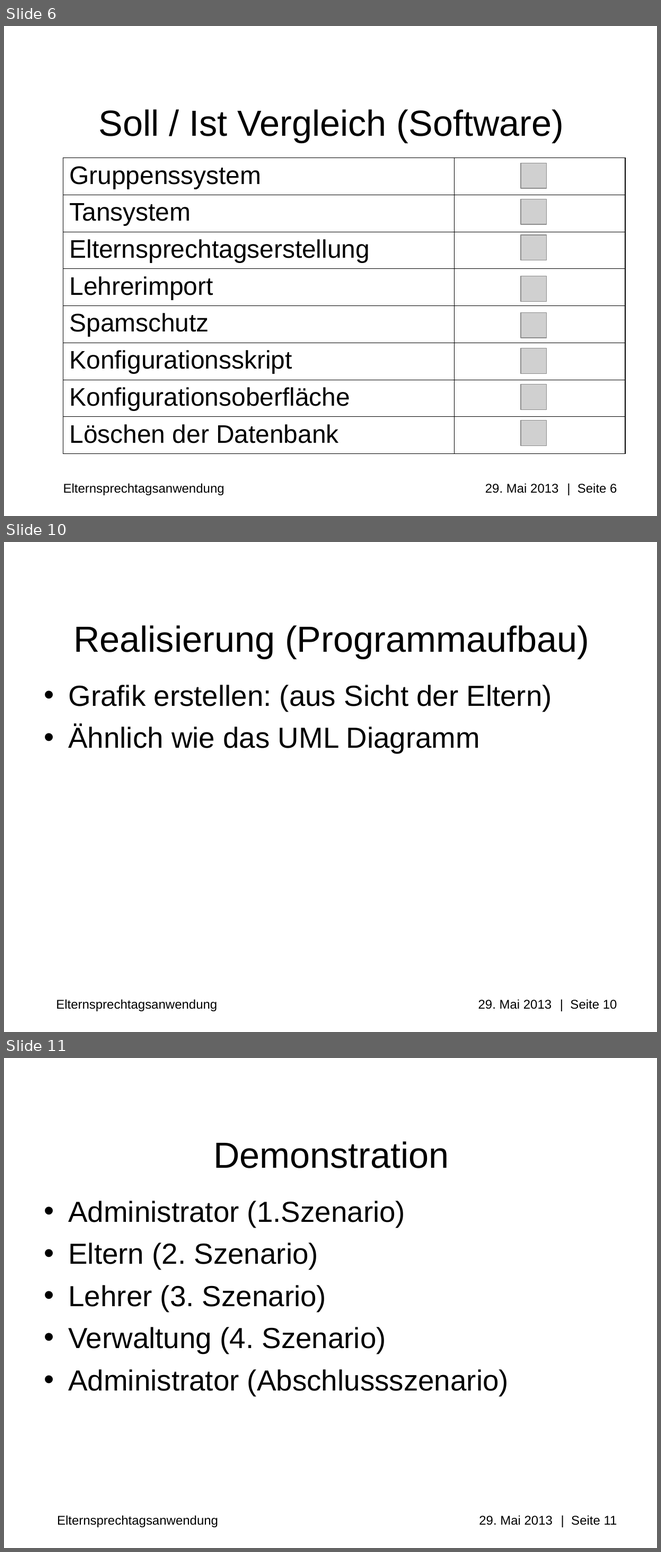
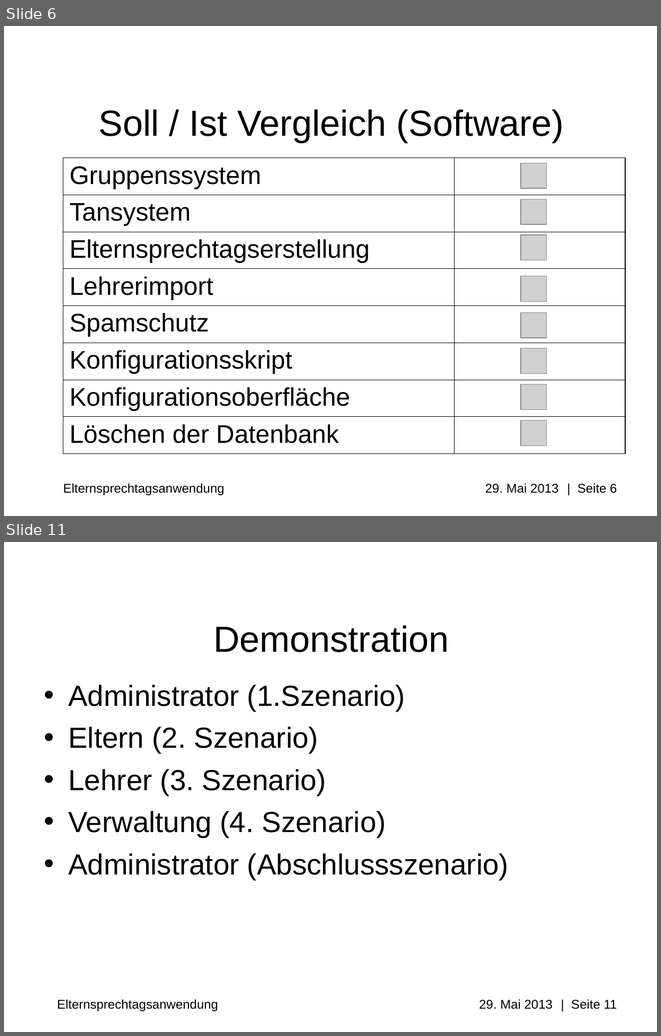
Before and after one commit to Professi/esta, a slide deck: docs/Praesentation/Elternsprechtagsanwendung(ESTA)_pre_alpha_0.0.0.1.ppt. Shown one above the other, each under a label of ours: slides 6, 10 and 11 before the commit, slides 6 and 11 after it; the slides between them are not shown. The pictures are 661x1552 and 661x1036 pixels, drawn with LibreOffice and Linux fonts; fonts in the diff are those of the drawing; grey boxes stand for pictures; background and template pictures are left out. Boxes give left, top, right and bottom in pixels: in the first picture for what was removed or moved away, otherwise in the second. Text is boxed around its words. In the diff, an @@ line names an element or a change of style, - is before the commit and + after.

```diff
--- a/docs/Praesentation/Elternsprechtagsanwendung(ESTA)_pre_alpha_0.0.0.1.ppt
+++ b/docs/Praesentation/Elternsprechtagsanwendung(ESTA)_pre_alpha_0.0.0.1.ppt
@@ slide 10 removed at bbox=[4, 542, 657, 1032], background #FFFFFF; not listed: 1 template element that a slide beside it also shows @@
@@ title removed at bbox=[73, 625, 589, 659] @@
-Realisierung (Programmaufbau)
@@ text removed at bbox=[68, 685, 552, 753] @@
-• Grafik erstellen: (aus Sicht der Eltern)
-• Ähnlich wie das UML Diagramm
```
Also in this commit, not shown: 2 slides changed, 2 slides added, 1 other slide removed, 15 other files.
